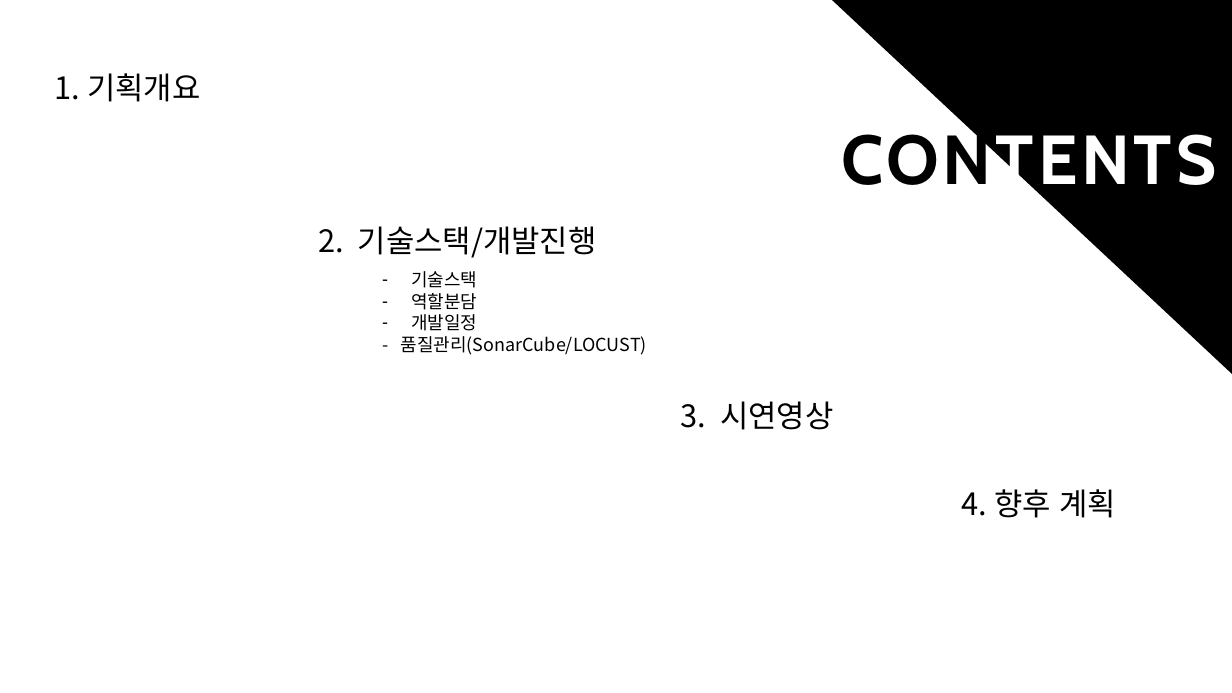
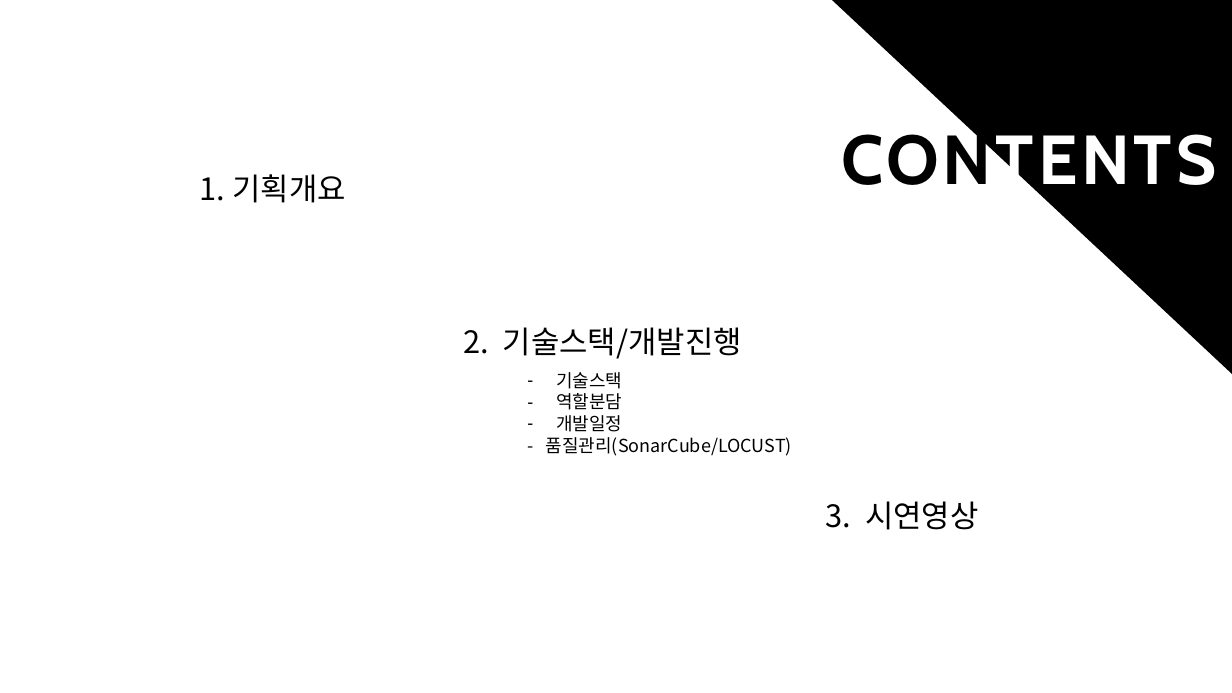
Before and after one commit to reverse-wisdom/Truffle, a slide deck: slide 2 of documents/발표/[최종발표]개발보고안_V1.pptx. Drawn at 1232x693 pixels with LibreOffice and Linux fonts; fonts in the diff are those of the drawing. Boxes give left, top, right and bottom in pixels: in the first picture for what was removed or moved away, otherwise in the second. Text is boxed around its words. In the diff, an @@ line names an element or a change of style, - is before the commit and + after.

```diff
--- a/documents/발표/[최종발표]개발보고안_V1.pptx
+++ b/documents/발표/[최종발표]개발보고안_V1.pptx
@@ 4 texts: place and size @@
-4 texts at (55,73,833,430)
+4 texts at (200,174,978,530)
@@ text removed at (962,489,1116,518) @@
-4. 향후 계획
```
Also in this commit, not shown: 1 slide removed.
